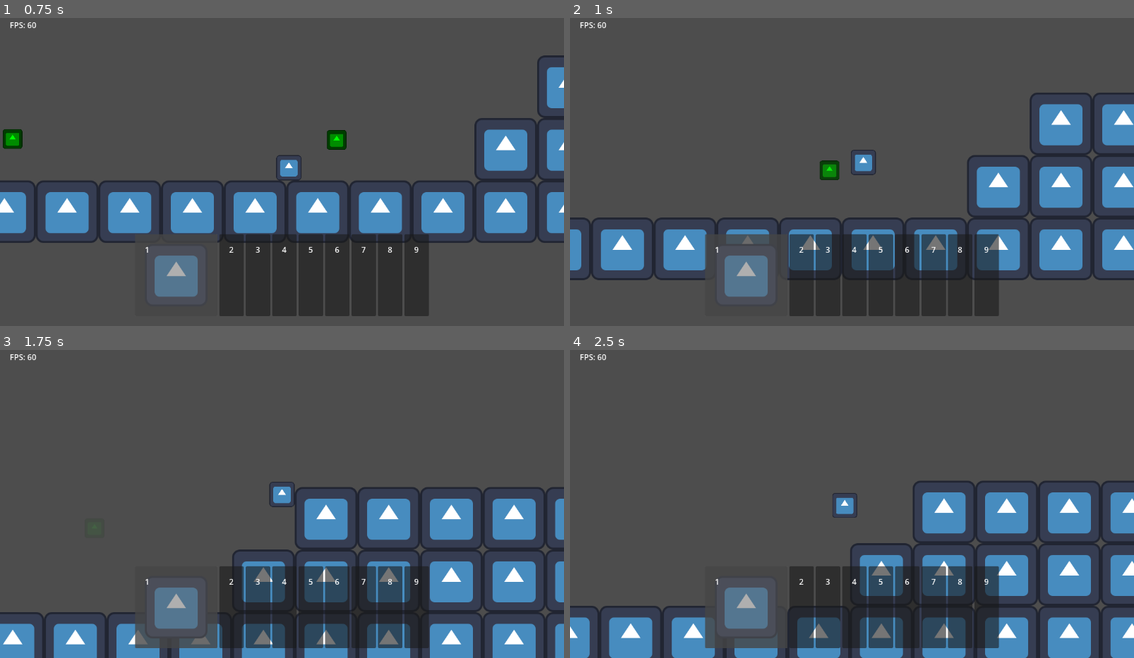
Above: before the commit, frames 1-4 (two rows, left to right).
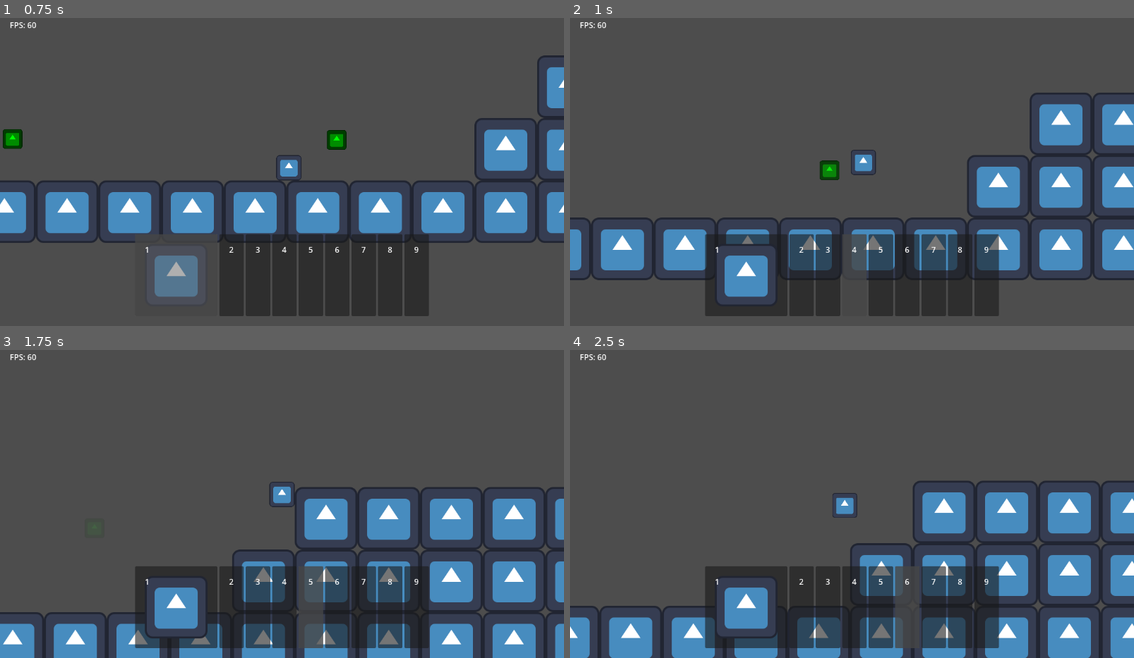
Above: after the commit, the same moments.

Repository: TheHumanMRP/RPG-Life-Tracker
Game: Godot game, scene res://Folders/Systems/Main/Scenes/main_scene.tscn
The game is run twice, just before and just after one commit, with the same random seed, the same clock (stepped at 60 frames per second) and the same inputs. The engine's default icon, where the game draws it, is replaced by a stand-in: a white triangle on a blue panel in a dark square.
Inputs (mouse positions are in pixels of both pictures, inside the frame that each line leads up to):
- Up to frame 1 (0.75 s): move the mouse to (174, 276) at 0.52 s; hold D (move_right) from 0.53 s (still down); tap 3 (select_hotbar_slot_2) at 0.6 s; click (174, 276) at 0.67 s
- Up to frame 2 (1 s): keep holding D (move_right); tap Space (jump) at 0.77 s; tap 4 (select_hotbar_slot_3) at 0.8 s
- Up to frame 3 (1.75 s): keep holding D (move_right); move the mouse to (231, 608) at 1.27 s; tap 4 (select_hotbar_slot_3) at 1.35 s; click (231, 608) at 1.42 s; tap Space (jump) at 1.52 s; tap 5 (select_hotbar_slot_4) at 1.55 s
- Up to frame 4 (2.5 s): move the mouse to (829, 608) at 2.02 s; release D (move_right) at 2.03 s; hold A (move_left) from 2.03 s (still down); tap 5 (select_hotbar_slot_4) at 2.1 s; click (829, 608) at 2.17 s; tap 6 (select_hotbar_slot_5) at 2.3 s

Frame 1 is identical in both runs. In frame 2, 4.0% of the frame differs, in the area x 24-53%, y 70-97%; in frame 3, 3.8%; in frame 4, 4.0%, in the area x 24-62%, y 70-97%.

Commit message:
Auto commit at 2026-07-07 12:25:09

Diff:
--- a/Folders/Systems/Inventory_System/Scripts/hotbar_slot.gd
+++ b/Folders/Systems/Inventory_System/Scripts/hotbar_slot.gd
@@ -119,39 +119,39 @@
 			return
 
 	if Input.is_action_just_pressed("select_hotbar_slot_2"):
-			if slot_index == 0:
-				notify_hotbar_selected()
-				return
+		if slot_index == 2:
+			notify_hotbar_selected()
+			return
 
 	if Input.is_action_just_pressed("select_hotbar_slot_3"):
-			if slot_index == 0:
-				notify_hotbar_selected()
-				return
+		if slot_index == 3:
+			notify_hotbar_selected()
+			return
 
 	if Input.is_action_just_pressed("select_hotbar_slot_4"):
-			if slot_index == 0:
-				notify_hotbar_selected()
-				return
+		if slot_index == 4:
+			notify_hotbar_selected()
+			return
 
 	if Input.is_action_just_pressed("select_hotbar_slot_5"):
-			if slot_index == 0:
-				notify_hotbar_selected()
-				return
+		if slot_index == 5:
+			notify_hotbar_selected()
+			return
 
 	if Input.is_action_just_pressed("select_hotbar_slot_6"):
-			if slot_index == 0:
-				notify_hotbar_selected()
-				return
+		if slot_index == 6:
+			notify_hotbar_selected()
+			return
 
 	if Input.is_action_just_pressed("select_hotbar_slot_7"):
-			if slot_index == 0:
-				notify_hotbar_selected()
-				return
+		if slot_index == 7:
+			notify_hotbar_selected()
+			return
 
 	if Input.is_action_just_pressed("select_hotbar_slot_8"):
-			if slot_index == 0:
-				notify_hotbar_selected()
-				return
+		if slot_index == 8:
+			notify_hotbar_selected()
+			return
 
 
 func notify_hotbar_selected() -> void:
